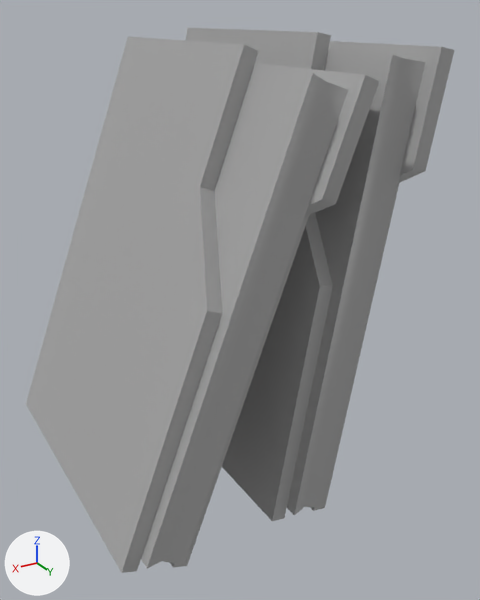
Two versions of the FBX model Content/Meshes/Blockout/SM_Folders_A_GRP_04.fbx, one commit apart.
Both versions are drawn from a camera (50 mm lens) standing at (0.192, 0.38, 0.313) and looking at (-0.023, 0.022, 0.134). Every picture has the same lights, and +X, +Y and +Z are marked at lower left. The picture after the commit comes second. Where no turn or scale is listed for an object, it has been applied to the vertices.

Objects in the first picture: 'SM_Folders_A_GRP_04'.
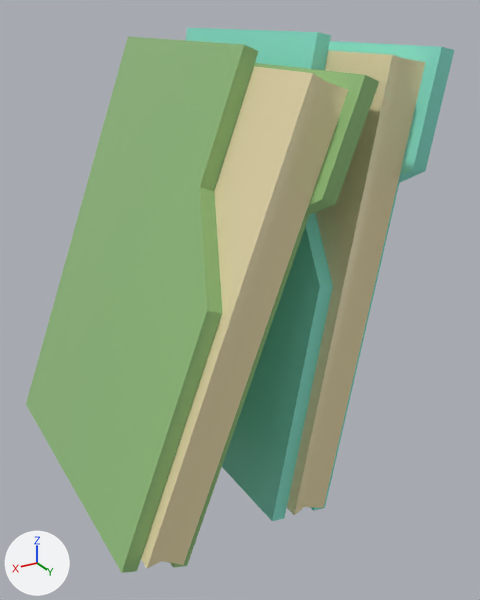
Where the change shows, as pixel boxes (x1, y1, x2, y2) in the pictures (480 x 600 px):
part 1 of me_mesh, recoloured (grey to green): (128, 37, 379, 313) in both
part 2 of me_mesh, recoloured (grey to green): (26, 38, 207, 573) in both
part 3 of me_mesh, recoloured: (122, 214, 309, 573) in both
part 4 of me_mesh, recoloured (grey to beige): (141, 50, 425, 568) in both
part 5 of me_mesh, recoloured (grey to cyan): (186, 28, 454, 521) in both

The change, as a list of edits to the scene's bpy script:
```text
Add mat_m_plastic_green_01:
    mat_m_plastic_green_01 = principled_material('M_Plastic_Green_01')
    mat_m_plastic_green_01.base_color = (0.292, 0.527, 0.206)  # green #93c07d
    mat_m_plastic_green_01.roughness = 0.2
Add mat_m_paper_01:
    mat_m_paper_01 = principled_material('M_Paper_01')
    mat_m_paper_01.base_color = (0.802, 0.697, 0.411)  # beige #e7d9ac
Add mat_m_plastic_cyan_01:
    mat_m_plastic_cyan_01 = principled_material('M_Plastic_Cyan_01')
    mat_m_plastic_cyan_01.base_color = (0.251, 0.8, 0.652)  # cyan #89e7d3
    mat_m_plastic_cyan_01.roughness = 0.2
Change me_mesh:
    where me_mesh.from_pydata(...)  # 68 vertices, 68 faces; spans x -0.101..0.101, y -0.114..0.114, z 0.0..0.303
    used by ob_sm_folders_a_grp_04; location = (0.0, 0.0, 0.0)
    me_mesh part 1: 15 of the faces centred in x -0.045..0.027, y -0.108..0.114, z 0.194..0.296 switch from mat_standardsurface1 (grey #aaaaaa) to mat_m_plastic_green_01 (green #93c07d)
    me_mesh part 2: 6 of the faces centred in x 0.012..0.059, y -0.114..-0.003, z 0.122..0.15 switch from mat_standardsurface1 (grey #aaaaaa) to mat_m_plastic_green_01 (green #93c07d)
    me_mesh part 3: 2 of the faces centred in x 0.023..0.067, y 0.096, z 0.092..0.109 switch from mat_standardsurface1 (grey #aaaaaa) to mat_m_plastic_green_01 (green #93c07d)
    me_mesh part 4: 8 of the faces centred in x -0.064..0.037, y 0.001..0.102, z 0.145..0.154 switch from mat_standardsurface1 (grey #aaaaaa) to mat_m_paper_01 (beige #e7d9ac)
    me_mesh part 5: 26 of the faces centred in x -0.097..-0.008, y -0.114..0.114, z 0.001..0.302 switch from mat_standardsurface1 (grey #aaaaaa) to mat_m_plastic_cyan_01 (cyan #89e7d3)
```
